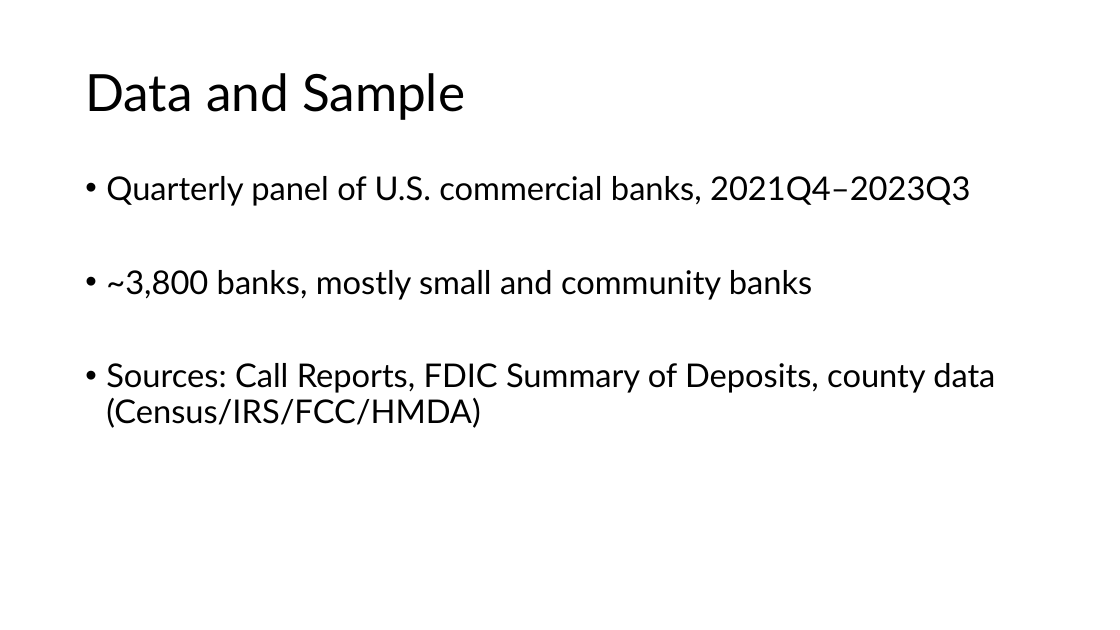
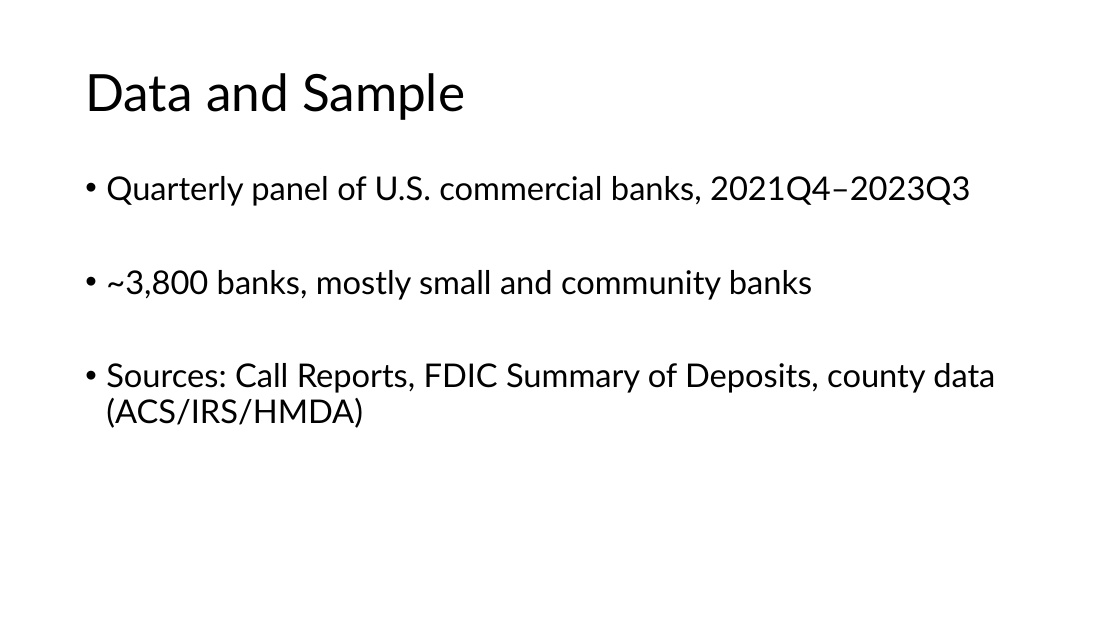
Before and after one commit to xcnecon/master-thesis, a slide deck: slide 10 of presentation/Presentation.pptx. Drawn at 1120x630 pixels with LibreOffice and Linux fonts; fonts in the diff are those of the drawing. Boxes give left, top, right and bottom in pixels: in the first picture for what was removed or moved away, otherwise in the second. Text is boxed around its words. In the diff, an @@ line names an element or a change of style, - is before the commit and + after.

Commit message:
update

```diff
--- a/presentation/Presentation.pptx
+++ b/presentation/Presentation.pptx
@@ text at bbox=[106, 363, 995, 428]: text changed @@
-• Sources: Call Reports, FDIC Summary of Deposits, county data (Census/IRS/FCC/HMDA)
+• Sources: Call Reports, FDIC Summary of Deposits, county data (ACS/IRS/HMDA)
```
Also in this commit, not shown: 2 other slides changed.
